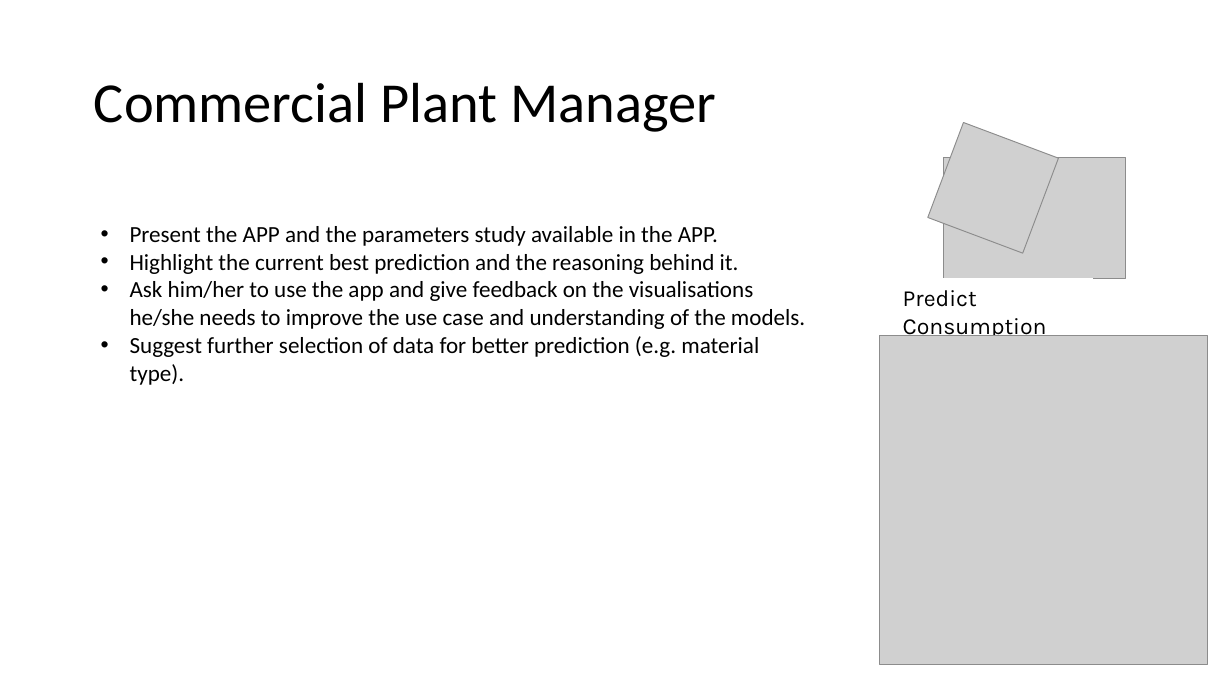
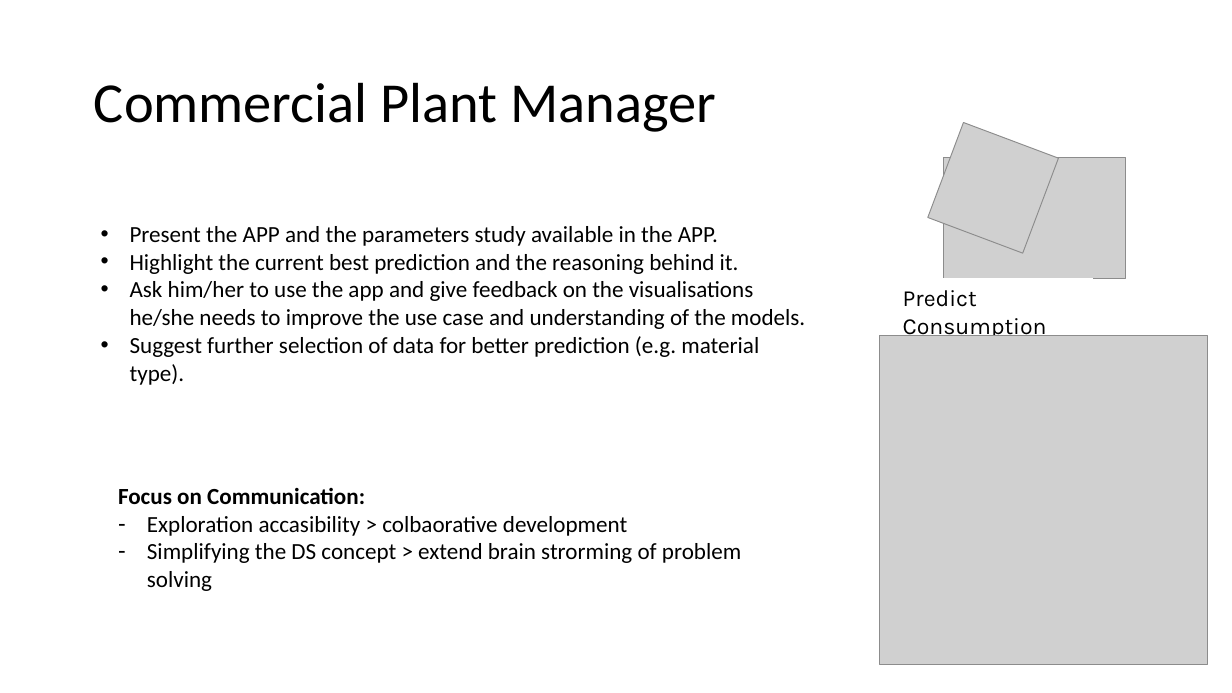
Before and after one commit to antahiap/siemens-use-case, a slide deck: slide 7 of doc/Case Study Data Scientist Production Planning.pptx (slide 6 before the commit). Drawn at 1232x693 pixels with LibreOffice and Linux fonts; fonts in the diff are those of the drawing; grey boxes stand for pictures. Boxes give left, top, right and bottom in pixels: in the first picture for what was removed or moved away, otherwise in the second. Text is boxed around its words. In the diff, an @@ line names an element or a change of style, - is before the commit and + after.

```diff
--- a/doc/Case Study Data Scientist Production Planning.pptx
+++ b/doc/Case Study Data Scientist Production Planning.pptx
@@ text added at <box>118,488,741,591</box>, 18 pt, text #000000 @@
+Focus on Communication:
+– Exploration accasibility > colbaorative development
+– Simplifying the DS concept > extend brain strorming of problem solving
```
Also in this commit, not shown: 1 other slide changed, 1 slide added, 2 other files.
